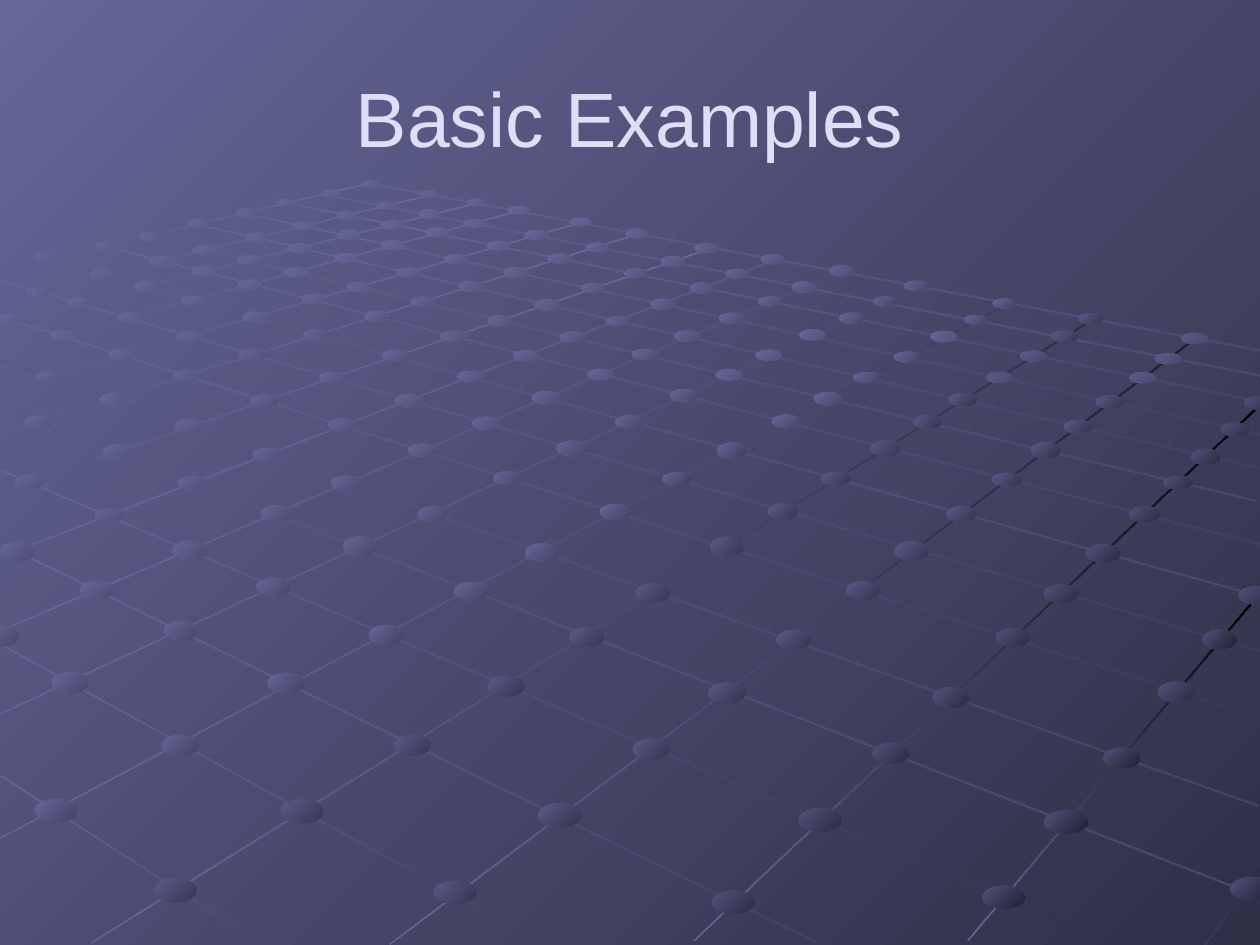
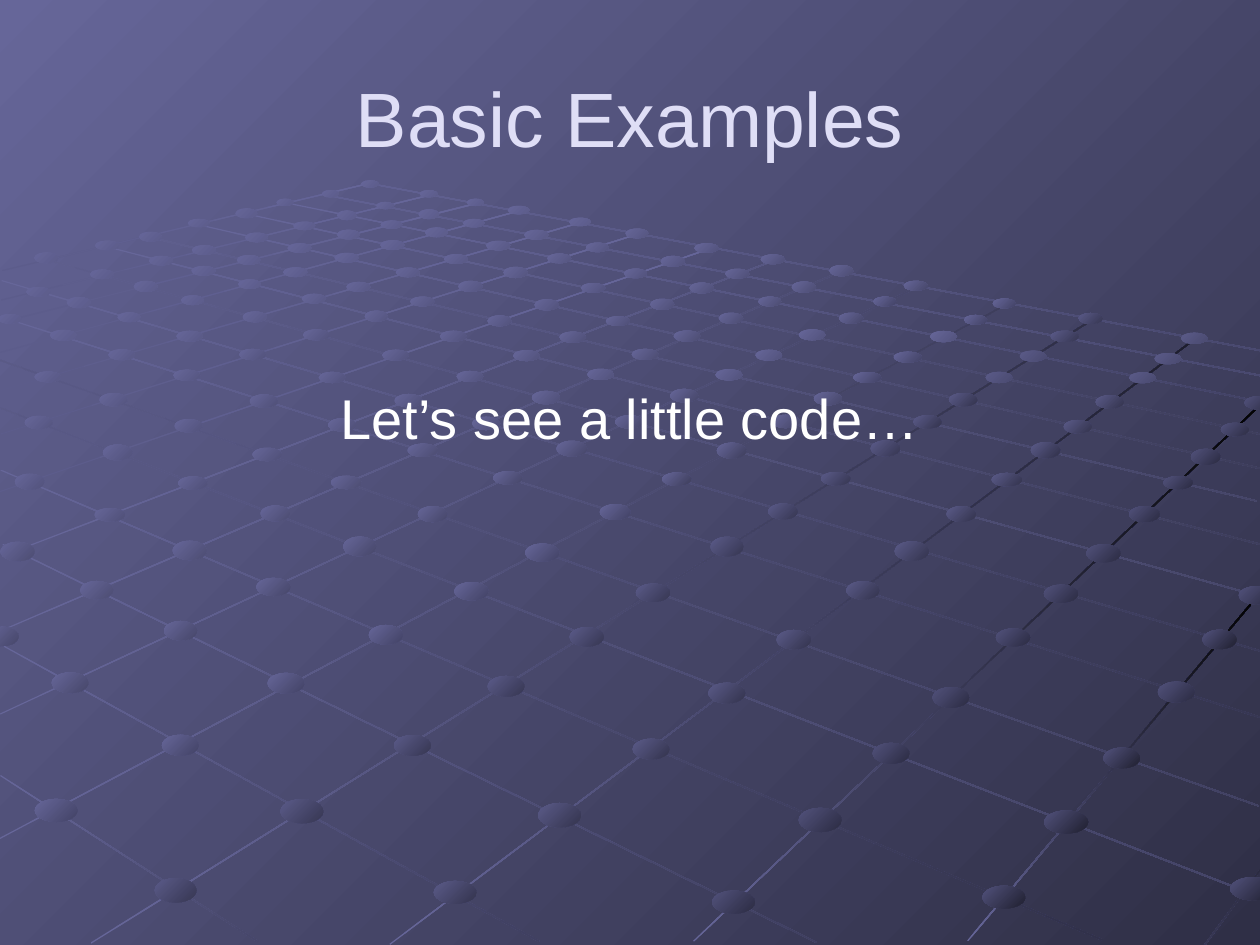
Before and after one commit to gregsohl/.NetSerialization-Presentation, a slide deck: slide 7 of .NET Serialization.pptx. Drawn at 1260x945 pixels with LibreOffice and Linux fonts; fonts in the diff are those of the drawing. Boxes give left, top, right and bottom in pixels: in the first picture for what was removed or moved away, otherwise in the second. Text is boxed around its words. In the diff, an @@ line names an element or a change of style, - is before the commit and + after.

Commit message:
Basic examples return serialized data

```diff
--- a/.NET Serialization.pptx
+++ b/.NET Serialization.pptx
@@ text added at (341, 398, 918, 440), 32 pt, text #FFFFFF @@
+Let’s see a little code…
```
Also in this commit, not shown: 4 other slides changed, 8 other files.
